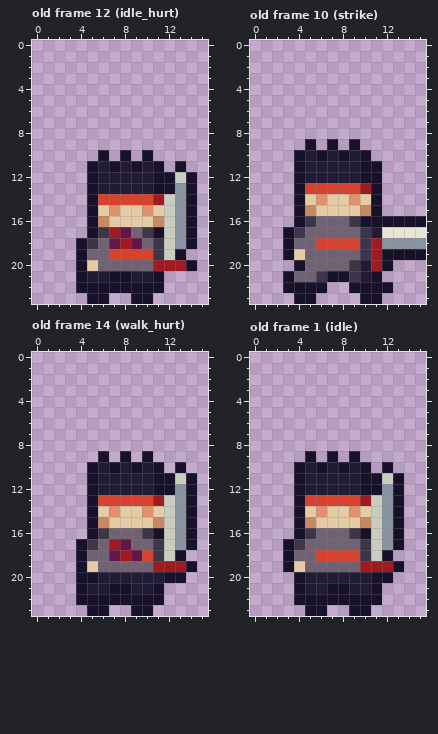
File history of a pixel-art file, art/bodies/demonic.aseprite. This is how it looked before the edit.
16x24 pixels, 42 frames. Shown: old frame 12 (idle_hurt), old frame 10 (strike), old frame 14 (walk_hurt), old frame 1 (idle). The commit also changed other frames, which this record leaves out.
And afterwards:
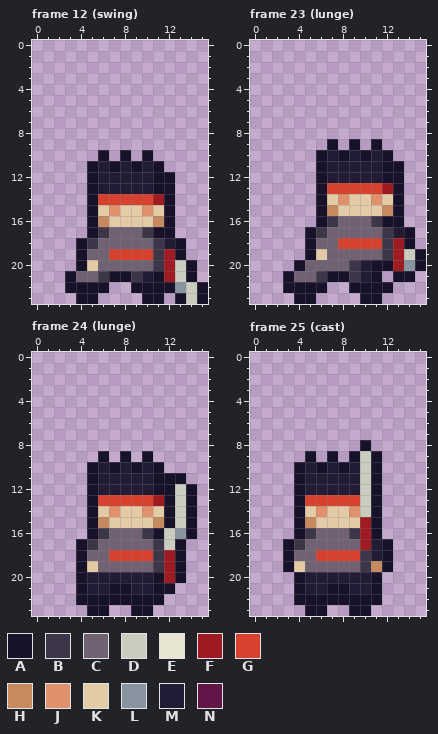
Palette (. is transparent): A #171229  B #3d3548  C #716273  D #caccbf  E #e9e5d3  F #a01b21  G #d6422e  H #c7895f  J #e1906e  K #e3cba6  L #8994a1  M #221b35  N #631648
A new or re-ordered frame is compared with the old frame closest to it.
Difference:
frames 42 -> 68
Changed rows in their new state; - is an unchanged pixel.
Frame 12 (swing) is new; against old frame 12 (idle_hurt):
first column x 3:
11 ----------.--
12 ----------..-
13 ----------..-
14 ---------A..-
15 ---------A..-
16 ---------A..-
17 ----CC---A..-
18 ----CCC--MA.-
19 ---------F---
20 --------B-D--
21 ACCB--B--FDA-
22 A---..---ALDA
23 -A-.--.-A-ADA
Frame 23 (lunge) is new; against old frame 10 (strike):
first column x 3:
 9 --.-----A----
10 -..-----MA---
11 -..A---MMAA--
12 -..A---MMAA--
13 -..A---GGFA--
14 -..A-JK-JKA--
15 -..AH--KKHA--
16 -..AB-CCB--..
17 ..AB---CCBMA.
18 ..ACC--GGBFA.
19 ..AK---CCBFD-
20 --------A-FLA
21 ----------AA-
Frame 24 (lunge) is new; against old frame 14 (walk_hurt):
first column x 5:
10 --------.-
11 --------A.
12 --------D-
13 -------AD-
14 -------AD-
15 -------AD-
17 --CC----A.
18 --GGG--F--
19 ------B-A.
20 M-----AF--
21 -------A--
Frame 25 (cast) is new; against old frame 1 (idle):
first column x 10:
 8 A---
 9 DA--
10 DA.-
11 D-..
12 D-..
13 DA..
14 DA..
15 FA..
16 FA..
17 FMA.
18 -M--
19 BHA.
20 --.-
Where, in picture pixels (left, top, right, bottom), the same in both pictures:
changed: (65, 161, 208, 304)
changed: (283, 139, 426, 282)
changed: (87, 462, 197, 594)
changed: (360, 440, 404, 583)
